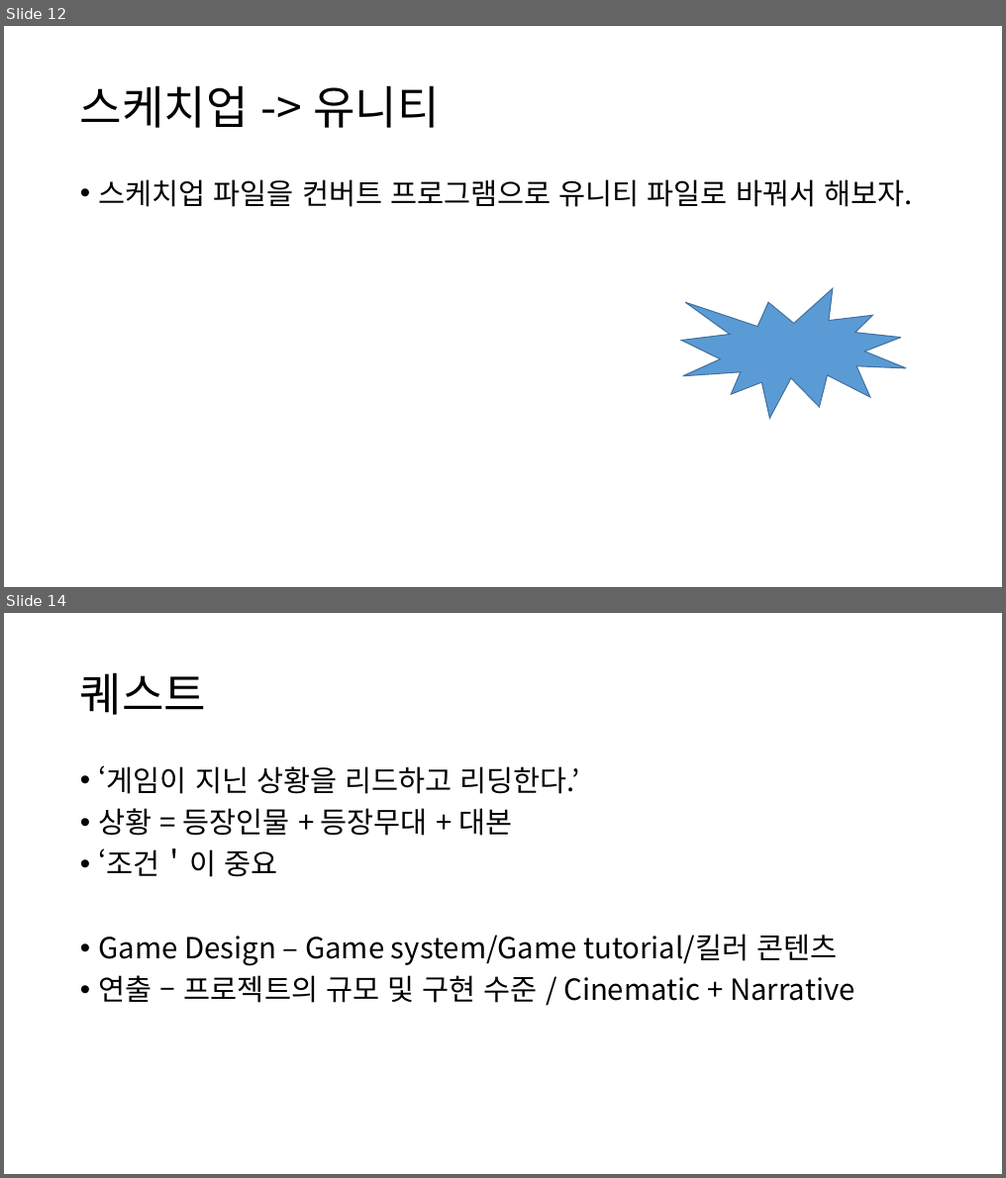
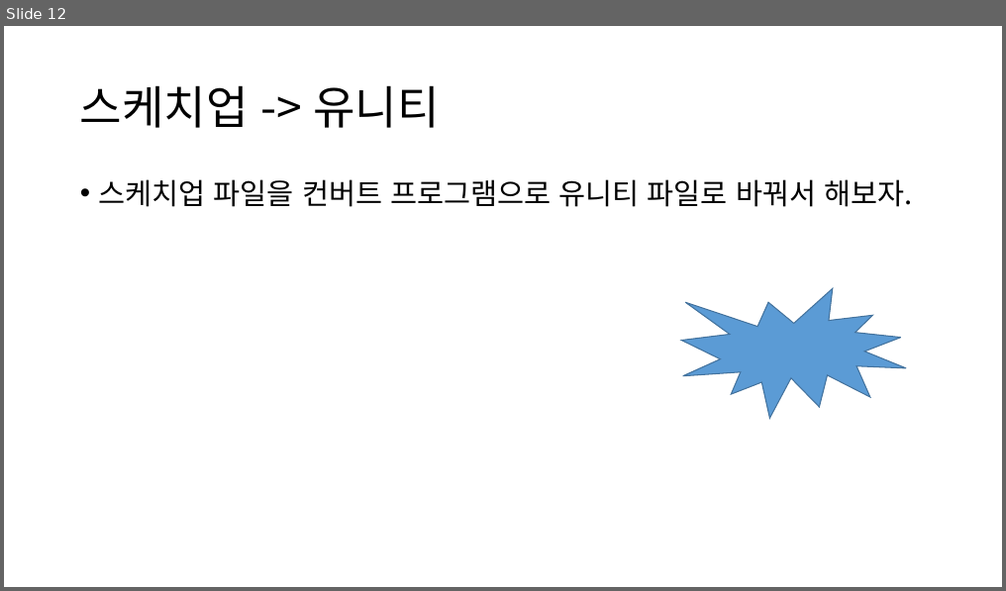
Before and after one commit to ysooj/Gihoek_6, a slide deck: (6.24) .pptx. Shown one above the other, each under a label of ours: slides 12 and 14 before the commit, slide 12 after it; the slides between them are not shown. The pictures are 1006x1178 and 1006x591 pixels, drawn with LibreOffice and Linux fonts; fonts in the diff are those of the drawing. Boxes give left, top, right and bottom in pixels: in the first picture for what was removed or moved away, otherwise in the second. Text is boxed around its words. In the diff, an @@ line names an element or a change of style, - is before the commit and + after.

```diff
--- a/(6.24) .pptx
+++ b/(6.24) .pptx
@@ slide 14 removed at (4, 613, 1002, 1174), background #FFFFFF @@
@@ title removed at (80, 672, 206, 715) @@
-퀘스트
@@ text removed at (99, 765, 854, 1003) @@
-• ‘게임이 지닌 상황을 리드하고 리딩한다.’
-• 상황 = 등장인물 + 등장무대 + 대본
-• ‘조건＇이 중요
-• Game Design – Game system/Game tutorial/킬러 콘텐츠
-• 연출 – 프로젝트의 규모 및 구현 수준 / Cinematic + Narrative
```
Also in this commit, not shown: 22 other slides removed, 1 other file.
